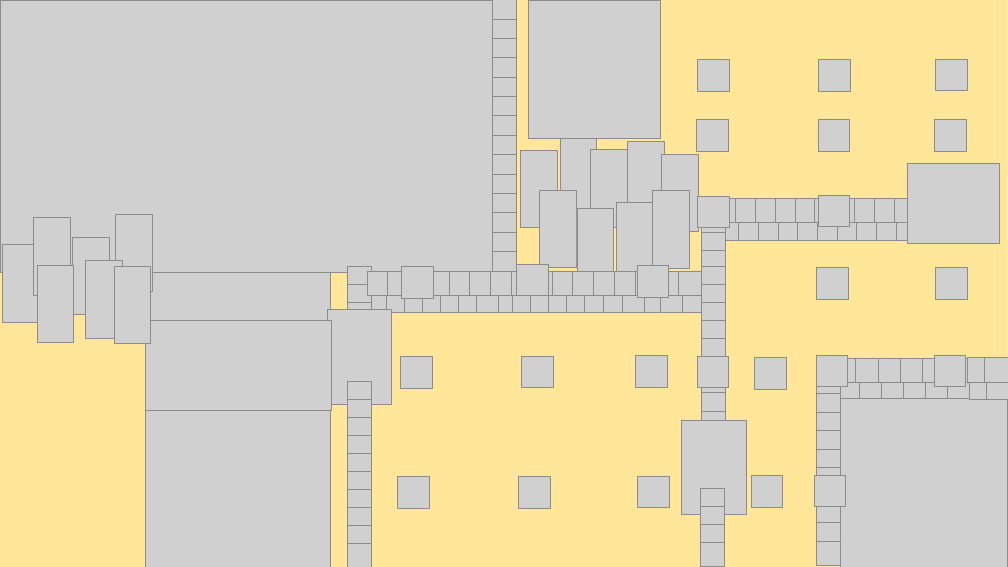
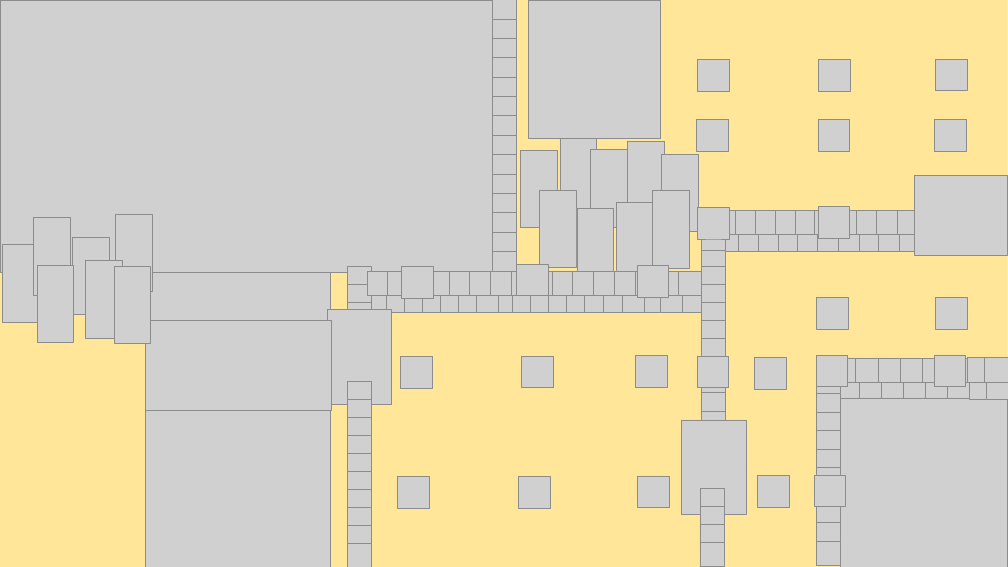
Before and after one commit to TT-3-14159265358979323846264338/towerdefense2, a slide deck: slide 1 of stage 1 改.pptx. Drawn at 1008x567 pixels with LibreOffice and Linux fonts; fonts in the diff are those of the drawing; grey boxes stand for pictures. Boxes give left, top, right and bottom in pixels: in the first picture for what was removed or moved away, otherwise in the second. Text is boxed around its words. In the diff, an @@ line names an element or a change of style, - is before the commit and + after.

```diff
--- a/stage 1 改.pptx
+++ b/stage 1 改.pptx
@@ picture: place and size @@
-picture at <box>907,164,1000,244</box>
+picture at <box>915,175,1008,256</box>
@@ 21 pictures: place and size @@
-21 pictures at <box>698,195,900,240</box>
+21 pictures at <box>698,206,902,252</box>
@@ 3 pictures: place and size @@
-3 pictures at <box>876,199,920,240</box>
+3 pictures at <box>879,210,923,252</box>
@@ picture: place and size @@
-picture at <box>817,268,848,299</box>
+picture at <box>817,298,848,330</box>
@@ picture: place and size @@
-picture at <box>935,268,967,299</box>
+picture at <box>935,297,967,329</box>
@@ picture: place and size @@
-picture at <box>751,476,783,507</box>
+picture at <box>758,476,789,507</box>
```
Also in this commit, not shown: 1 other slide changed.
